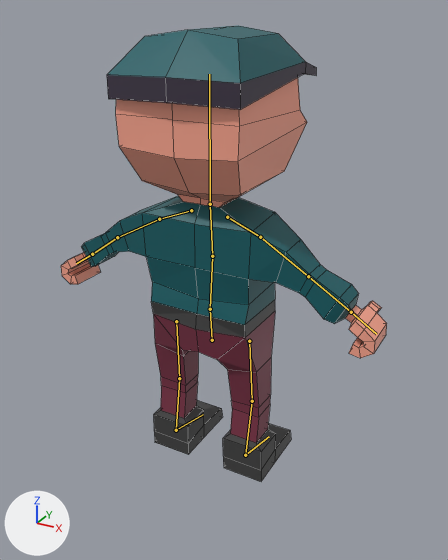
One commit to the Blender file characters/person/person.blend: the scene before it, then after it.
Before and after are seen from a 50 mm lens placed at (1.55, -2.69, 2.52), pointed at (0.07, 0.01, 1.18). Lighting does not change. The marker at lower left points along +X, +Y and +Z. The bones that bend it are drawn over the model as lines. Mesh edges are drawn as thin lines.

Objects in the first picture: 'Character'.
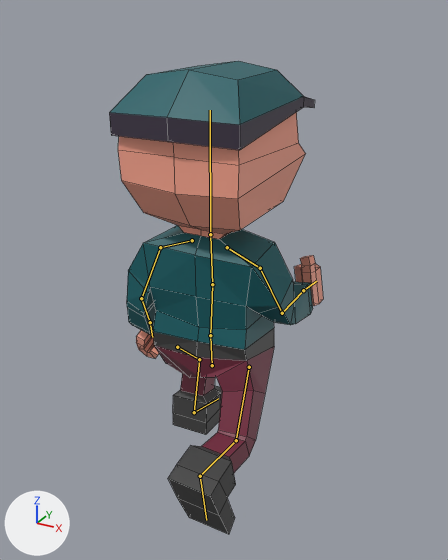
The newer file adds an action. The first version stands in its rest pose; the second is drawn at frame 3 of the action 'Walk'.

Where the change shows, as pixel boxes [x1, y1, x2, y2] in the pictures (448 x 560 px):
'Character', posed (34% narrower): before [61, 26, 387, 482]; after [109, 61, 323, 534]
bone 'Pelvis', root to tip: before (212, 340) to (210, 309); after (212, 365) to (210, 335)
bone 'UpperArm.L', root to tip: before (159, 219) to (117, 237); after (160, 247) to (141, 298)
bone 'LowerArm.L', root to tip: before (117, 237) to (92, 254); after (141, 298) to (150, 322)
bone 'UpperArm.R', root to tip: before (260, 237) to (308, 276); after (260, 268) to (282, 313)
bone 'LowerArm.R', root to tip: before (308, 276) to (351, 312); after (282, 313) to (303, 290)

The change in detail:
Bone 'Pelvis' (bone_pelvis) moves from (0.0, 0.0, 0.0) to (0.0, -0.166, -0.015).
Bone 'UpperArm.L' (bone_upperarm_l) turns from (0, 0, 0) to (-16, 5, -48) degrees about its own x, y and z.
Bone 'LowerArm.L' (bone_lowerarm_l) turns from (0, 0, 0) to (39, -1, 3) degrees about its own x, y and z.
Bone 'UpperArm.R' (bone_upperarm_r) turns from (0, 0, 0) to (23, 0, 46) degrees about its own x, y and z.
Bone 'LowerArm.R' (bone_lowerarm_r) turns from (0, 0, 0) to (65, 3, 0) degrees about its own x, y and z.
Bone 'IKTarget.L' (bone_iktarget_l) moves from (0.0, 0.0, 0.0) to (0.0, -0.215, 0.001).
Bone 'IKTarget.R' (bone_iktarget_r) moves from (0.0, 0.0, 0.0) to (0.0, 0.519, 0.235).
Bone 'IKTarget.R' (bone_iktarget_r) turns from (0, 0, 0) to (65, 0, 0) degrees about its own x, y and z.
